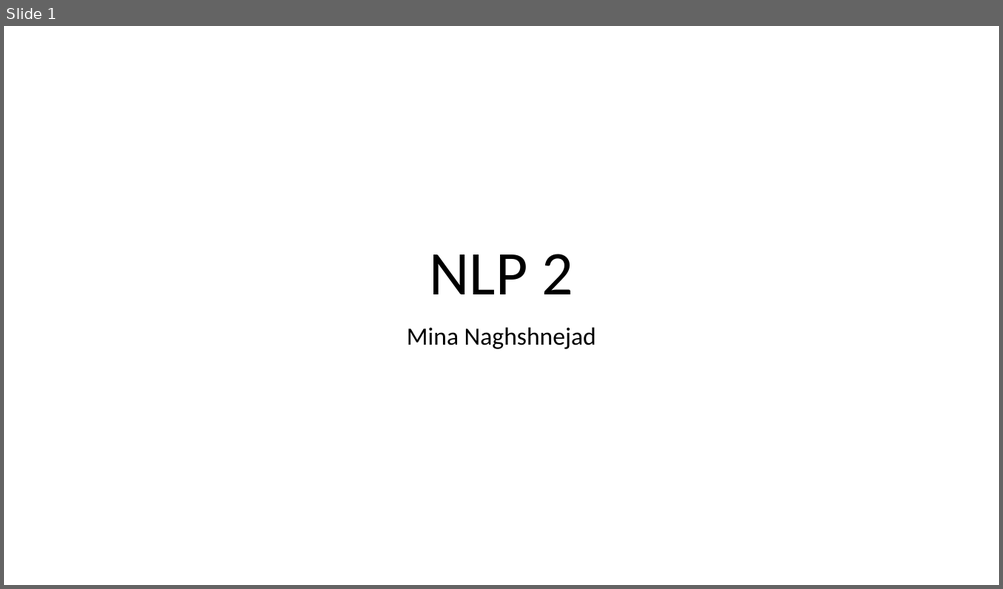
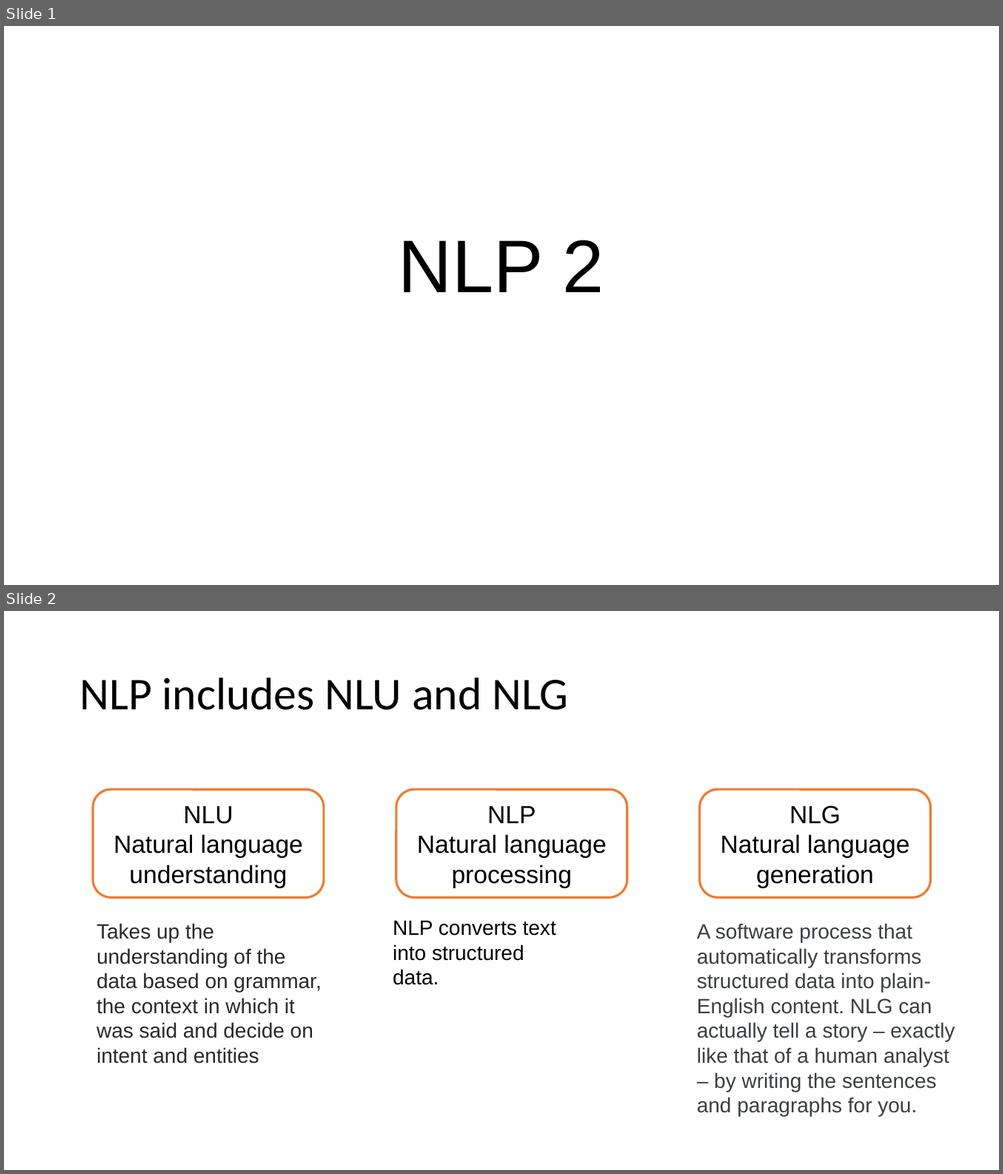
Before and after one commit to DSAISummerCamp/dscamp_public, a slide deck: NLP 2/nlp2.pptx. Shown one above the other, each under a label of ours: slide 1 before the commit, slides 1 and 2 after it. The pictures are 1003x589 and 1003x1174 pixels, drawn with LibreOffice and Linux fonts; fonts in the diff are those of the drawing. Boxes give left, top, right and bottom in pixels: in the first picture for what was removed or moved away, otherwise in the second. Text is boxed around its words. In the diff, an @@ line names an element or a change of style, - is before the commit and + after.

```diff
--- a/NLP 2/nlp2.pptx
+++ b/NLP 2/nlp2.pptx
@@ slide 2 added at (4, 611, 999, 1170), background #FFFFFF @@
@@ title added at (79, 678, 568, 710), 44 pt, text #000000 @@
+NLP includes NLU and NLG
@@ rounded rectangle added at (93, 789, 324, 897), fill #FFFFFF, outline #ED7D31 2.25 pt, 24 pt, text #000000 @@
+NLU
+Natural language understanding
@@ rounded rectangle added at (396, 789, 627, 897), fill #FFFFFF, outline #ED7D31 2.25 pt, 24 pt, text #000000 @@
+NLP
+Natural language processing
@@ rounded rectangle added at (700, 789, 930, 897), fill #FFFFFF, outline #ED7D31 2.25 pt, 24 pt, text #000000 @@
+NLG
+Natural language generation
@@ text added at (392, 920, 556, 985), 20 pt, text #000000 @@
+NLP converts text into structured data.
@@ text added at (96, 923, 321, 1064), 20 pt, text #292929 @@
+Takes up the understanding of the data based on grammar, the context in which it was said and decide on intent and entities
@@ text added at (697, 923, 954, 1116), 20 pt, text #3B3F41 @@
+A software process that automatically transforms structured data into plain-English content. NLG can actually tell a story – exactly like that of a human analyst – by writing the sentences and paragraphs for you.
@@ slide 1 changed as well @@
@@ title "NLP 2" at (398, 240, 604, 292): size 60 to 72 pt, font Calibri to Arial @@
@@ subtitle removed at (407, 327, 596, 349) @@
-Mina Naghshnejad
```
Also in this commit, not shown: 14 other slides changed, 18 other slides added, 5 slides removed.
